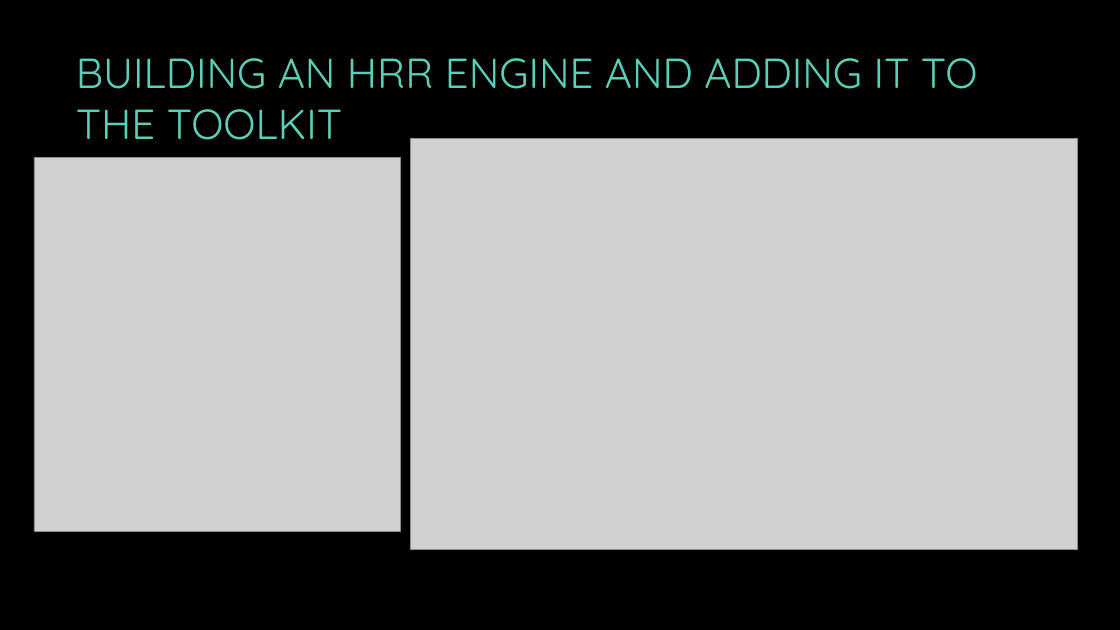
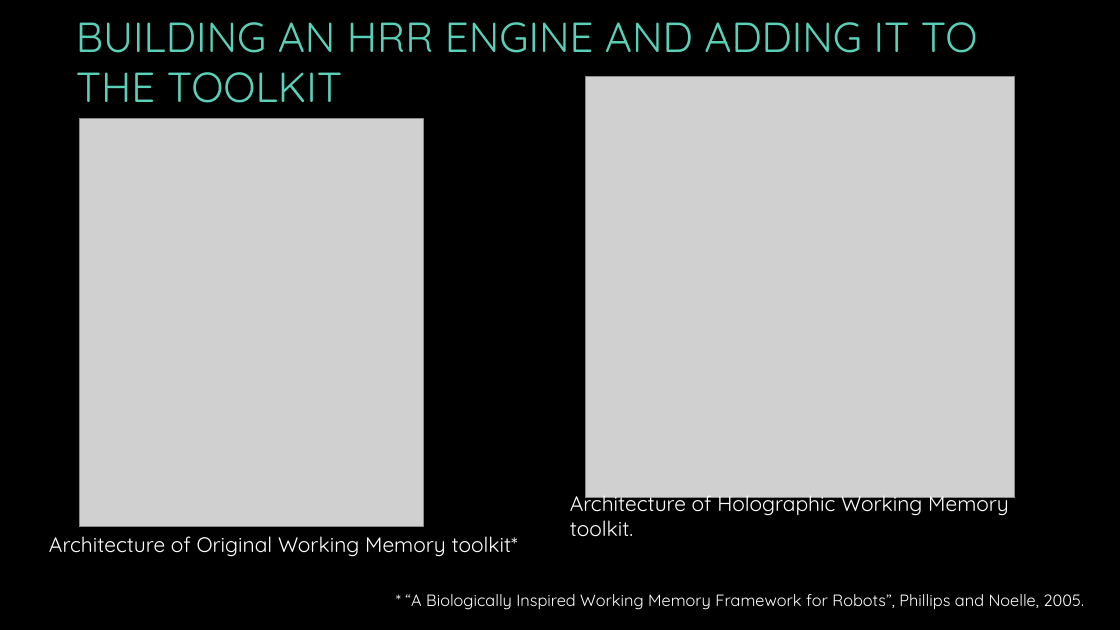
Before and after one commit to G-Dubois/Holographic-Reduced-Representations-for-Working-Memory-Concept-Encoding, a slide deck: slide 6 of HRRfWMCE.pptx (slide 7 before the commit). Drawn at 1120x630 pixels with LibreOffice and Linux fonts; fonts in the diff are those of the drawing; grey boxes stand for pictures; background and template pictures are left out. Boxes give left, top, right and bottom in pixels: in the first picture for what was removed or moved away, otherwise in the second. Text is boxed around its words. In the diff, an @@ line names an element or a change of style, - is before the commit and + after.

```diff
--- a/HRRfWMCE.pptx
+++ b/HRRfWMCE.pptx
@@ title "BUILDING AN HRR ENGINE AND ..." moved from (x1=76, y1=58, x2=978, y2=140) to (x1=76, y1=22, x2=978, y2=103) @@
@@ picture resized from (x1=411, y1=139, x2=1078, y2=550) to (x1=586, y1=77, x2=1015, y2=498) @@
@@ picture resized from (x1=34, y1=157, x2=401, y2=531) to (x1=79, y1=118, x2=423, y2=528) @@
@@ text added at (x1=570, y1=489, x2=1009, y2=537), 18 pt, text #FFFFFF @@
+Architecture of Holographic Working Memory toolkit.
@@ text added at (x1=49, y1=536, x2=518, y2=557), 18 pt, text #FFFFFF @@
+Architecture of Original Working Memory toolkit*
@@ text added at (x1=405, y1=594, x2=1084, y2=610), 14 pt, text #FFFFFF @@
+* “A Biologically Inspired Working Memory Framework for Robots”, Phillips and Noelle, 2005.
```
Also in this commit, not shown: 3 other slides changed, 3 slides added, 2 slides removed, 1 other file.
